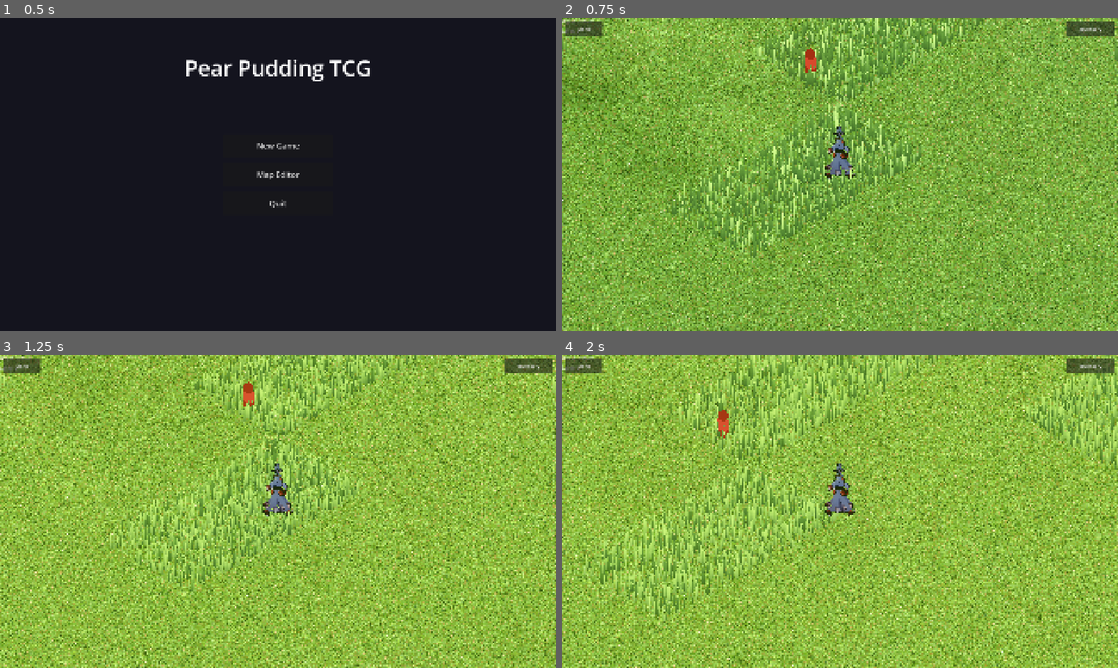
Above: before the commit, frames 1-4 (two rows, left to right).
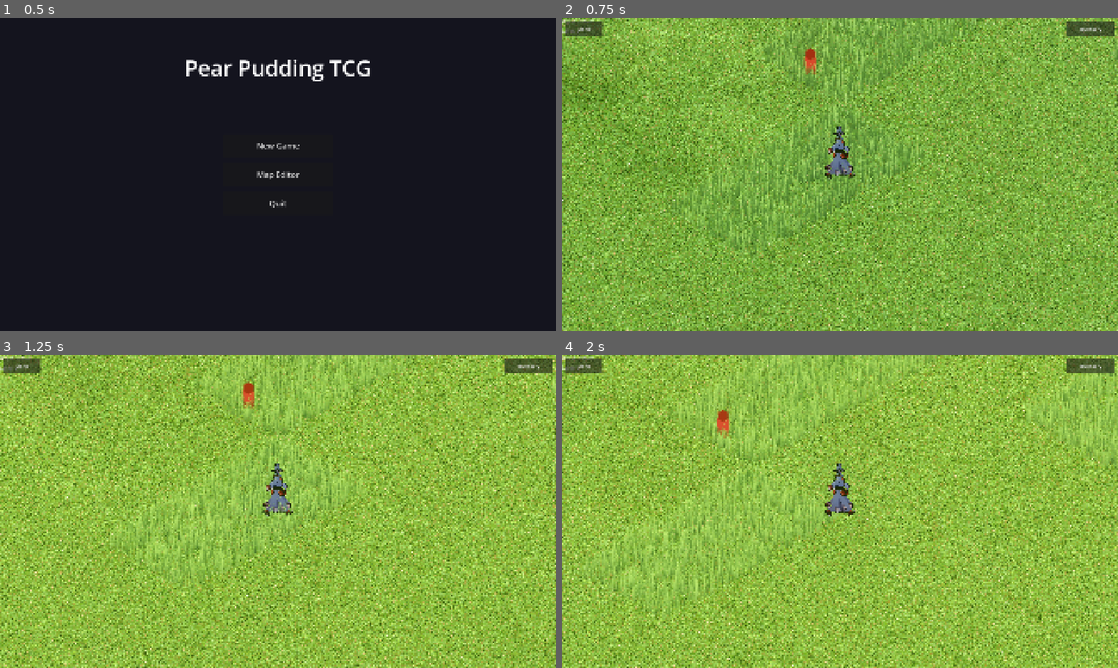
Above: after the commit, the same moments.

Repository: ChrisPauly97/pear-pudding-godot
Game: Godot game, scene res://scenes/ui/MenuScene.tscn
Same seed, same stepped clock (60 frames per second), same inputs: the game is played once before the commit and once after it.
Inputs (mouse positions are in pixels of both pictures, inside the frame that each line leads up to):
- Up to frame 1 (0.5 s): no input
- Up to frame 2 (0.75 s): click "New Game" at 0.5 s
- Up to frame 3 (1.25 s): no input
- Up to frame 4 (2 s): tap Enter at 1.25 s; move the mouse to (962, 495) at 1.27 s; hold D (move_right) from 1.28 s (still down); hold E (interact) from 1.28 s (still down); click (962, 495) at 1.42 s; tap Space (jump) at 1.52 s

Frame 1 is identical in both runs. In frame 2, 9.1% of the frame differs, in the area x 0-100%, y 0-100%; in frame 3, 9.2%; in frame 4, 12%.

Commit message:
Enable MSAA 4x and FXAA anti-aliasing for smoother terrain and wall edges
https://claude.ai/code/session_01BX5SCH4A49DyaYHFMut5Xk

Diff:
--- a/project.godot
+++ b/project.godot
@@ -79,3 +79,5 @@
 [rendering]
 
 textures/vram_compression/import_etc2_astc=true
+anti_aliasing/quality/msaa_3d=2
+anti_aliasing/quality/screen_space_aa=1
